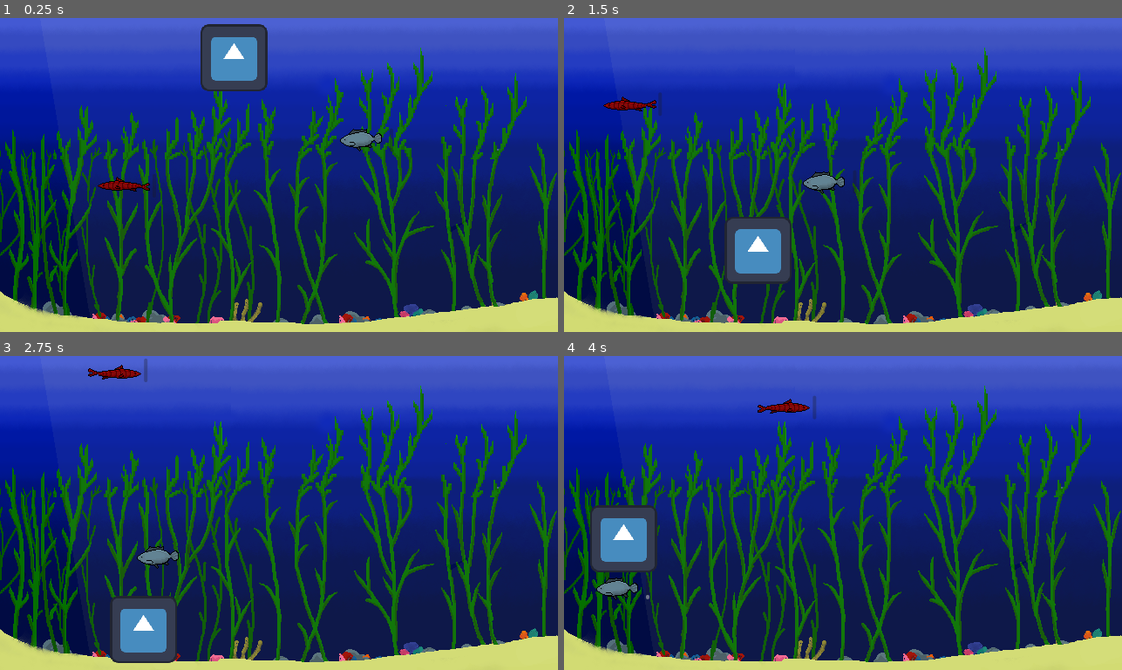
Above: before the commit, frames 1-4 (two rows, left to right).
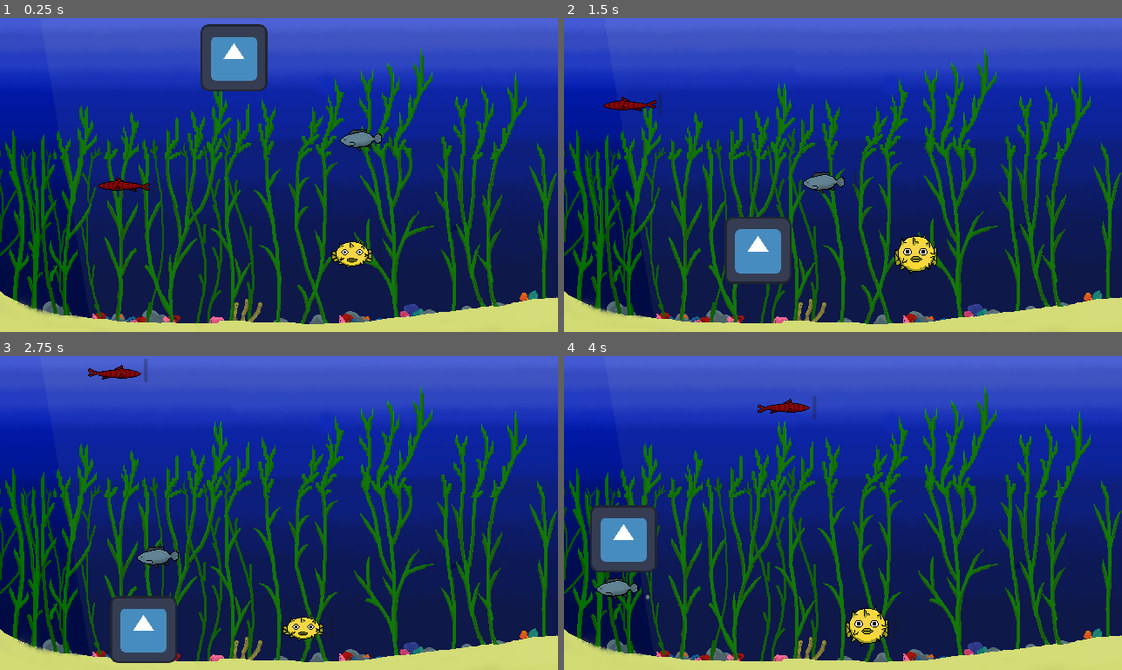
Above: after the commit, the same moments.

Repository: Timeo21/OGJ-8
Game: Godot game, scene res://scenes/main.tscn
Two runs of this game, one before a commit and one after it. Both use one fixed random seed, a clock stepped at 60 frames per second and the inputs below. The engine's default icon, where the game draws it, is replaced by a stand-in: a white triangle on a blue panel in a dark square. Sound files missing from this copy of the repository are replaced by a short silence.
Inputs:
- Up to frame 1 (0.25 s): no input
- Up to frame 2 (1.5 s): hold D (right) 0.53-1.28 s
- Up to frame 3 (2.75 s): hold D (right) from 2.03 s (still down)
- Up to frame 4 (4 s): release D (right) at 2.78 s; hold Up (up) 2.78-3.53 s

The runs differ from the first frame. In frame 1, 0.5% of the frame differs, in the area x 59-69%, y 70-80%; in frame 2, 0.7%, in the area x 59-69%, y 68-82%; in frame 3, 0.4%; in frame 4, 0.7%.

Commit message:
Add fisherman throw animation and line assets
Add fisherman scene, script, and sprite frames for the throw animation. Introduces assets/fisherman_throw_line.tres and updates imported textures for Fisherman_Throw_Sheet.png and Line_Throw_Sheet.png (UIDs changed). Wire up Fisherman and child Line AnimatedSprite2D nodes into main.tscn and tester.tscn; Line uses the new spriteframes and is hidden until frame 19 (fisherman.gd). Also add a HardFish instance in main.tscn and update UID references (scenes/fisherman.gd.uid and scripts/fish.gd.uid).

Diff:
--- /dev/null
+++ b/assets/fisherman_throw_line.tres
@@ -0,0 +1,179 @@
+[gd_resource type="SpriteFrames" format=3 uid="uid://b1c65icbodgvh"]
+
+[ext_resource type="Texture2D" uid="uid://d1f5tdkk8itli" path="res://assets/Fisherman_Throw_Sheet.png" id="1_tkg3p"]
+
+[sub_resource type="AtlasTexture" id="AtlasTexture_tkg3p"]
+atlas = ExtResource("1_tkg3p")
+region = Rect2(0, 0, 64, 128)
+
+[sub_resource type="AtlasTexture" id="AtlasTexture_wvrk4"]
+atlas = ExtResource("1_tkg3p")
+region = Rect2(64, 0, 64, 128)
+
+[sub_resource type="AtlasTexture" id="AtlasTexture_k81rx"]
+atlas = ExtResource("1_tkg3p")
+region = Rect2(128, 0, 64, 128)
+
+[sub_resource type="AtlasTexture" id="AtlasTexture_0xsp7"]
+atlas = ExtResource("1_tkg3p")
+region = Rect2(192, 0, 64, 128)
+
+[sub_resource type="AtlasTexture" id="AtlasTexture_6sukm"]
+atlas = ExtResource("1_tkg3p")
+region = Rect2(256, 0, 64, 128)
+
+[sub_resource type="AtlasTexture" id="AtlasTexture_7noch"]
+atlas = ExtResource("1_tkg3p")
+region = Rect2(320, 0, 64, 128)
+
+[sub_resource type="AtlasTexture" id="AtlasTexture_a0h6a"]
+atlas = ExtResource("1_tkg3p")
+region = Rect2(384, 0, 64, 128)
+
+[sub_resource type="AtlasTexture" id="AtlasTexture_qekpx"]
+atlas = ExtResource("1_tkg3p")
+region = Rect2(448, 0, 64, 128)
+
+[sub_resource type="AtlasTexture" id="AtlasTexture_yy3u3"]
+atlas = ExtResource("1_tkg3p")
+region = Rect2(512, 0, 64, 128)
+
+[sub_resource type="AtlasTexture" id="AtlasTexture_r8cy4"]
+atlas = ExtResource("1_tkg3p")
+region = Rect2(576, 0, 64, 128)
+
+[sub_resource type="AtlasTexture" id="AtlasTexture_817fq"]
+atlas = ExtResource("1_tkg3p")
+region = Rect2(640, 0, 64, 128)
+
+[sub_resource type="AtlasTexture" id="AtlasTexture_8cmyr"]
+atlas = ExtResource("1_tkg3p")
+region = Rect2(704, 0, 64, 128)
+
+[sub_resource type="AtlasTexture" id="AtlasTexture_hxkxg"]
+atlas = ExtResource("1_tkg3p")
+region = Rect2(768, 0, 64, 128)
+
+[sub_resource type="AtlasTexture" id="AtlasTexture_qme6v"]
+atlas = ExtResource("1_tkg3p")
+region = Rect2(832, 0, 64, 128)
+
+[sub_resource type="AtlasTexture" id="AtlasTexture_ykopr"]
+atlas = ExtResource("1_tkg3p")
+region = Rect2(896, 0, 64, 128)
+
+[sub_resource type="AtlasTexture" id="AtlasTexture_6oaxg"]
+atlas = ExtResource("1_tkg3p")
+region = Rect2(960, 0, 64, 128)
+
+[sub_resource type="AtlasTexture" id="AtlasTexture_1rixf"]
+atlas = ExtResource("1_tkg3p")
+region = Rect2(1024, 0, 64, 128)
+
+[sub_resource type="AtlasTexture" id="AtlasTexture_srq86"]
+atlas = ExtResource("1_tkg3p")
+region = Rect2(1088, 0, 64, 128)
+
+[sub_resource type="AtlasTexture" id="AtlasTexture_di7l5"]
+atlas = ExtResource("1_tkg3p")
+region = Rect2(1152, 0, 64, 128)
+
+[sub_resource type="AtlasTexture" id="AtlasTexture_fv2f5"]
+atlas = ExtResource("1_tkg3p")
+region = Rect2(1216, 0, 64, 128)
+
+[sub_resource type="AtlasTexture" id="AtlasTexture_hndqa"]
+atlas = ExtResource("1_tkg3p")
+region = Rect2(1280, 0, 64, 128)
+
+[sub_resource type="AtlasTexture" id="AtlasTexture_qwma2"]
+atlas = ExtResource("1_tkg3p")
+region = Rect2(1344, 0, 64, 128)
+
+[sub_resource type="AtlasTexture" id="AtlasTexture_x6fda"]
+atlas = ExtResource("1_tkg3p")
+region = Rect2(1408, 0, 64, 128)
+
+[sub_resource type="AtlasTexture" id="AtlasTexture_osyou"]
+atlas = ExtResource("1_tkg3p")
+region = Rect2(1472, 0, 64, 128)
+
+[resource]
+animations = [{
+"frames": [{
+"duration": 1.0,
+"texture": SubResource("AtlasTexture_tkg3p")
+}, {
+"duration": 1.0,
+"texture": SubResource("AtlasTexture_wvrk4")
+}, {
+"duration": 1.0,
+"texture": SubResource("AtlasTexture_k81rx")
+}, {
+"duration": 1.0,
+"texture": SubResource("AtlasTexture_0xsp7")
+}, {
+"duration": 1.0,
+"texture": SubResource("AtlasTexture_6sukm")
+}, {
+"duration": 1.0,
+"texture": SubResource("AtlasTexture_7noch")
+}, {
+"duration": 1.0,
+"texture": SubResource("AtlasTexture_a0h6a")
+}, {
+"duration": 1.0,
+"texture": SubResource("AtlasTexture_qekpx")
+}, {
+"duration": 1.0,
+"texture": SubResource("AtlasTexture_yy3u3")
+}, {
+"duration": 1.0,
+"texture": SubResource("AtlasTexture_r8cy4")
+}, {
+"duration": 1.0,
+"texture": SubResource("AtlasTexture_817fq")
+}, {
+"duration": 1.0,
+"texture": SubResource("AtlasTexture_8cmyr")
+}, {
+"duration": 1.0,
+"texture": SubResource("AtlasTexture_hxkxg")
+}, {
+"duration": 1.0,
+"texture": SubResource("AtlasTexture_qme6v")
+}, {
+"duration": 1.0,
+"texture": SubResource("AtlasTexture_ykopr")
+}, {
+"duration": 1.0,
+"texture": SubResource("AtlasTexture_6oaxg")
+}, {
+"duration": 1.0,
+"texture": SubResource("AtlasTexture_1rixf")
+}, {
+"duration": 1.0,
+"texture": SubResource("AtlasTexture_srq86")
+}, {
+"duration": 1.0,
+"texture": SubResource("AtlasTexture_di7l5")
+}, {
+"duration": 1.0,
+"texture": SubResource("AtlasTexture_fv2f5")
+}, {
+"duration": 1.0,
+"texture": SubResource("AtlasTexture_hndqa")
+}, {
+"duration": 1.0,
+"texture": SubResource("AtlasTexture_qwma2")
+}, {
+"duration": 1.0,
+"texture": SubResource("AtlasTexture_x6fda")
+}, {
+"duration": 1.0,
+"texture": SubResource("AtlasTexture_osyou")
+}],
+"loop": false,
+"name": &"default",
+"speed": 5.0
+}]
--- /dev/null
+++ b/scenes/fisherman.gd
@@ -0,0 +1,15 @@
+extends AnimatedSprite2D
+
+@onready var line: AnimatedSprite2D = $Line
+
+func _ready() -> void:
+	line.visible = false
+	play("default")
+	pass # Replace with function body.
+
+
+func _process(delta: float) -> void:
+	if frame == 19:
+		line.visible = true
+		line.play("default")
+	pass
--- a/scenes/main.tscn
+++ b/scenes/main.tscn
@@ -3,10 +3,71 @@
 [ext_resource type="Script" uid="uid://b2uoh7rwwhg1" path="res://scripts/camera_2d.gd" id="1_o5qli"]
 [ext_resource type="Texture2D" uid="uid://vvxuluj886re" path="res://assets/decorations/big_background.png" id="1_o6xl0"]
 [ext_resource type="Texture2D" uid="uid://c0u40vkadh478" path="res://assets/decorations/boat.png" id="2_o6xl0"]
+[ext_resource type="SpriteFrames" uid="uid://b1c65icbodgvh" path="res://assets/fisherman_throw_line.tres" id="2_ya4ey"]
+[ext_resource type="Script" uid="uid://dobt22ok04tf3" path="res://scenes/fisherman.gd" id="3_eb6dy"]
 [ext_resource type="PackedScene" uid="uid://bvnangrlj4kax" path="res://scenes/cursor.tscn" id="3_sugp2"]
 [ext_resource type="PackedScene" uid="uid://d2eeqwjb4iiqv" path="res://scenes/bubbles.tscn" id="3_tipki"]
+[ext_resource type="Texture2D" uid="uid://bi6vll0nu8e8c" path="res://assets/Line_Throw_Sheet.png" id="4_trceg"]
 [ext_resource type="PackedScene" uid="uid://c5xawcrwvcw7m" path="res://scenes/fish_normal.tscn" id="6_o6xl0"]
 [ext_resource type="PackedScene" uid="uid://bot3h4ngyswtu" path="res://scenes/fish_easy.tscn" id="7_tipki"]
+[ext_resource type="PackedScene" path="res://scenes/hard_fish.tscn" id="8_tipki"]
+
+[sub_resource type="AtlasTexture" id="AtlasTexture_m6jnb"]
+atlas = ExtResource("4_trceg")
+region = Rect2(0, 0, 480, 120)
+
+[sub_resource type="AtlasTexture" id="AtlasTexture_0hq0q"]
+atlas = ExtResource("4_trceg")
+region = Rect2(480, 0, 480, 120)
+
+[sub_resource type="AtlasTexture" id="AtlasTexture_yyub0"]
+atlas = ExtResource("4_trceg")
+region = Rect2(960, 0, 480, 120)
+
+[sub_resource type="AtlasTexture" id="AtlasTexture_ag3va"]
+atlas = ExtResource("4_trceg")
+region = Rect2(1440, 0, 480, 120)
+
+[sub_resource type="AtlasTexture" id="AtlasTexture_0eea3"]
+atlas = ExtResource("4_trceg")
+region = Rect2(1920, 0, 480, 120)
+
+[sub_resource type="AtlasTexture" id="AtlasTexture_85ep3"]
+atlas = ExtResource("4_trceg")
+region = Rect2(2400, 0, 480, 120)
+
+[sub_resource type="AtlasTexture" id="AtlasTexture_ayr21"]
+atlas = ExtResource("4_trceg")
+region = Rect2(2880, 0, 480, 120)
+
+[sub_resource type="SpriteFrames" id="SpriteFrames_a8y0u"]
+animations = [{
+"frames": [{
+"duration": 1.0,
+"texture": SubResource("AtlasTexture_m6jnb")
+}, {
+"duration": 1.0,
+"texture": SubResource("AtlasTexture_0hq0q")
+}, {
+"duration": 1.0,
+"texture": SubResource("AtlasTexture_yyub0")
+}, {
+"duration": 1.0,
+"texture": SubResource("AtlasTexture_ag3va")
+}, {
+"duration": 1.0,
+"texture": SubResource("AtlasTexture_0eea3")
+}, {
+"duration": 1.0,
+"texture": SubResource("AtlasTexture_85ep3")
+}, {
+"duration": 1.0,
+"texture": SubResource("AtlasTexture_ayr21")
+}],
+"loop": false,
+"name": &"default",
+"speed": 5.0
+}]
 
 [node name="Main" type="Node" unique_id=2076612375]
 
@@ -15,6 +76,16 @@
 [node name="BigBackground" type="Sprite2D" parent="Visuals" unique_id=2129548976]
 position = Vector2(640, 360)
 texture = ExtResource("1_o6xl0")
+
+[node name="Fisherman" type="AnimatedSprite2D" parent="Visuals" unique_id=1884697019]
+position = Vector2(270, 100)
+sprite_frames = ExtResource("2_ya4ey")
+script = ExtResource("3_eb6dy")
+
+[node name="Line" type="AnimatedSprite2D" parent="Visuals/Fisherman" unique_id=752470712]
+visible = false
+position = Vector2(271, -18)
+sprite_frames = SubResource("SpriteFrames_a8y0u")
 
 [node name="Boat" type="Sprite2D" parent="Visuals" unique_id=1962119179]
 position = Vector2(188, 169)
@@ -63,3 +134,6 @@
 
 [node name="FishEasy" parent="Gameplay" unique_id=649289354 instance=ExtResource("7_tipki")]
 position = Vector2(542, 399)
+
+[node name="HardFish" parent="Gameplay" unique_id=900989302 instance=ExtResource("8_tipki")]
+position = Vector2(778, 467)
Binary file changed: assets/Fisherman_Throw_Sheet.png
Not shown, changed: assets/Fisherman_Throw_Sheet.png.import
Binary file changed: assets/Line_Throw_Sheet.png
Not shown, changed: assets/Line_Throw_Sheet.png.import
Not shown, added: scenes/fisherman.gd.uid
Not shown, changed: scripts/fish.gd.uid
